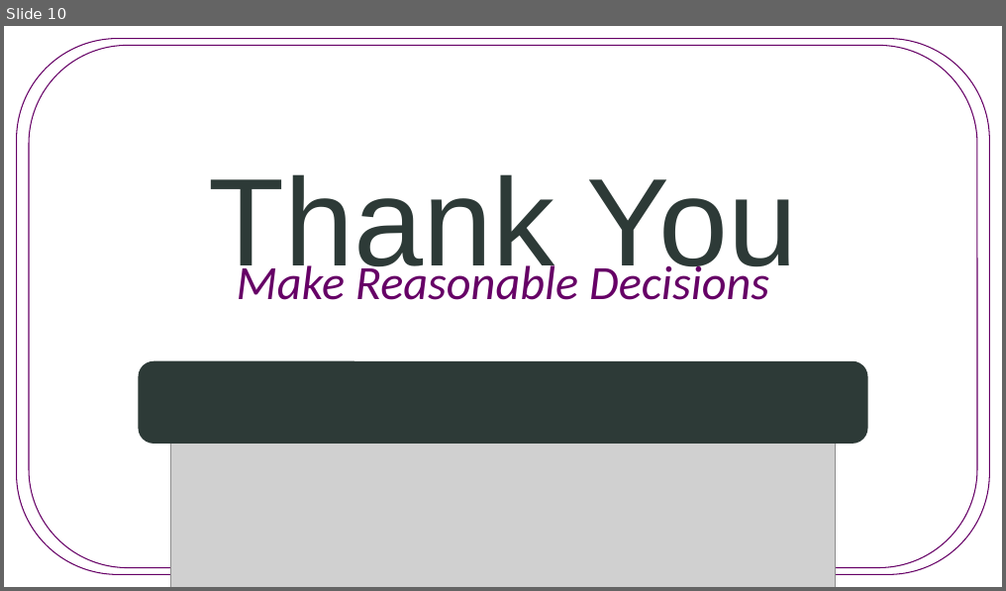
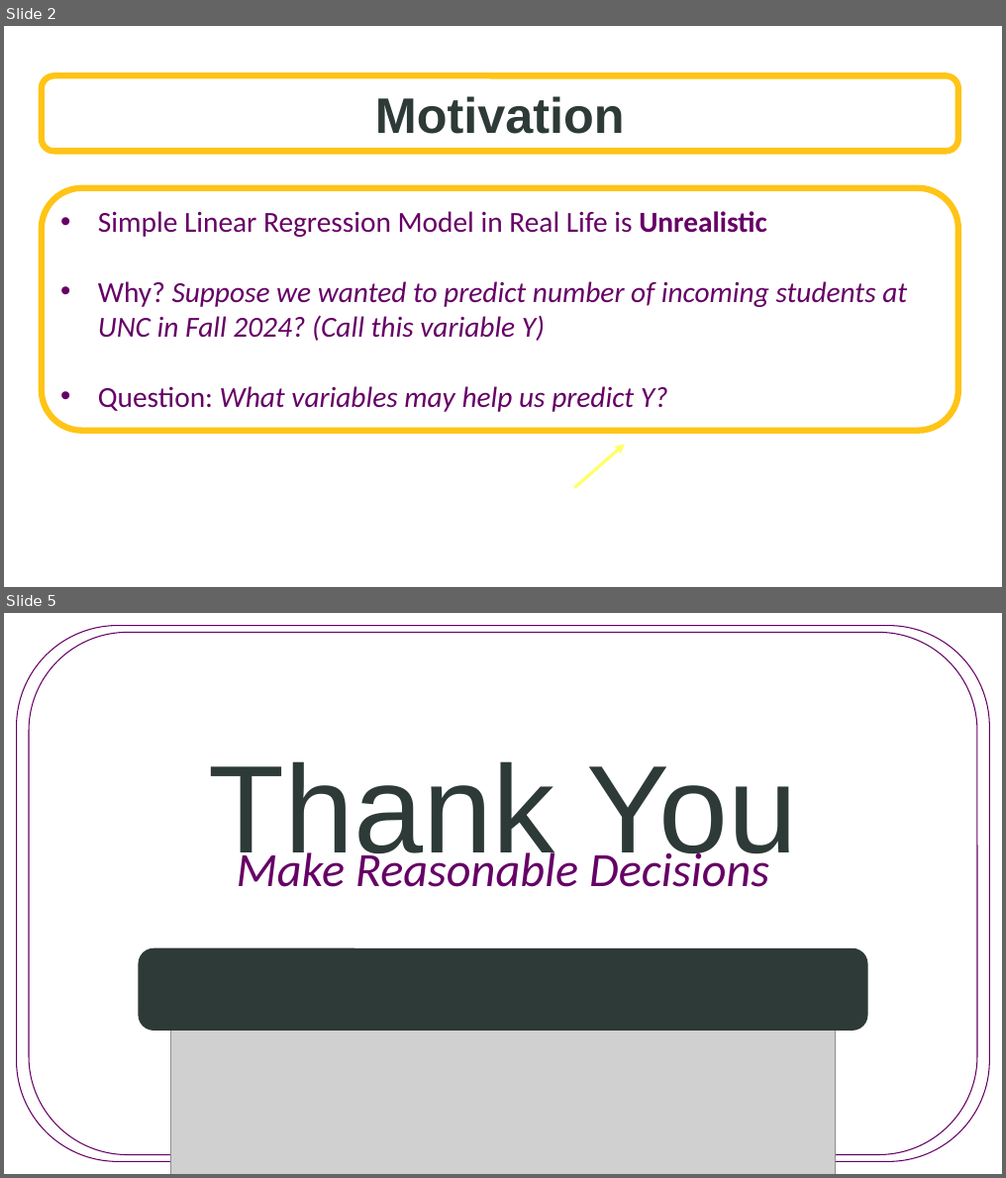
Before and after one commit to SuperMarioGiacomazzo/STOR455_WEBSITE, a slide deck: Lectures/13 - Multiple Linear Regression.pptx. Shown one above the other, each under a label of ours: slide 10 before the commit, slides 2 and 5 after it; the slides between them are not shown. The pictures are 1006x591 and 1006x1178 pixels, drawn with LibreOffice and Linux fonts; fonts in the diff are those of the drawing; grey boxes stand for pictures; background and template pictures are left out. Boxes give left, top, right and bottom in pixels: in the first picture for what was removed or moved away, otherwise in the second. Text is boxed around its words. In the diff, an @@ line names an element or a change of style, - is before the commit and + after.

```diff
--- a/Lectures/13 - Multiple Linear Regression.pptx
+++ b/Lectures/13 - Multiple Linear Regression.pptx
@@ slide 2 added at (4,26,1002,587), background picture (left out) @@
@@ rounded rectangle added at (42,76,958,152), fill #FFFFFF at 70% opacity, outline #FFC416 6 pt, 48 pt, text #2D3A37, bold @@
+Motivation
@@ rounded rectangle added at (42,188,958,431), fill #FFFFFF, outline #FFC416 6 pt, 28 pt, text #660066, italic @@
+• Simple Linear Regression Model in Real Life is Unrealistic
+• Why? Suppose we wanted to predict number of incoming students at UNC in Fall 2024? (Call this variable Y)
+• Question: What variables may help us predict Y?
@@ arrow added from (574, 488) to (625, 445), #FFFF66 3 pt @@
@@ what was slide 10 is now slide 5 @@
```
Also in this commit, not shown: 2 slides changed, 1 other slide added, 7 slides removed, 15 other files.
